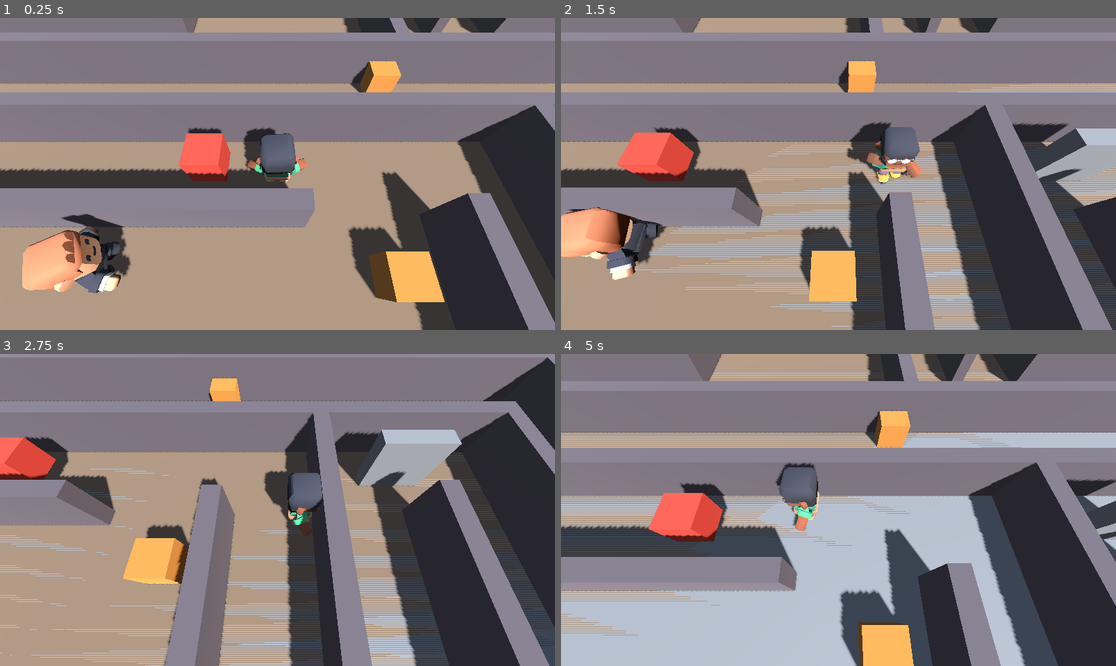
Above: before the commit, frames 1-4 (two rows, left to right).
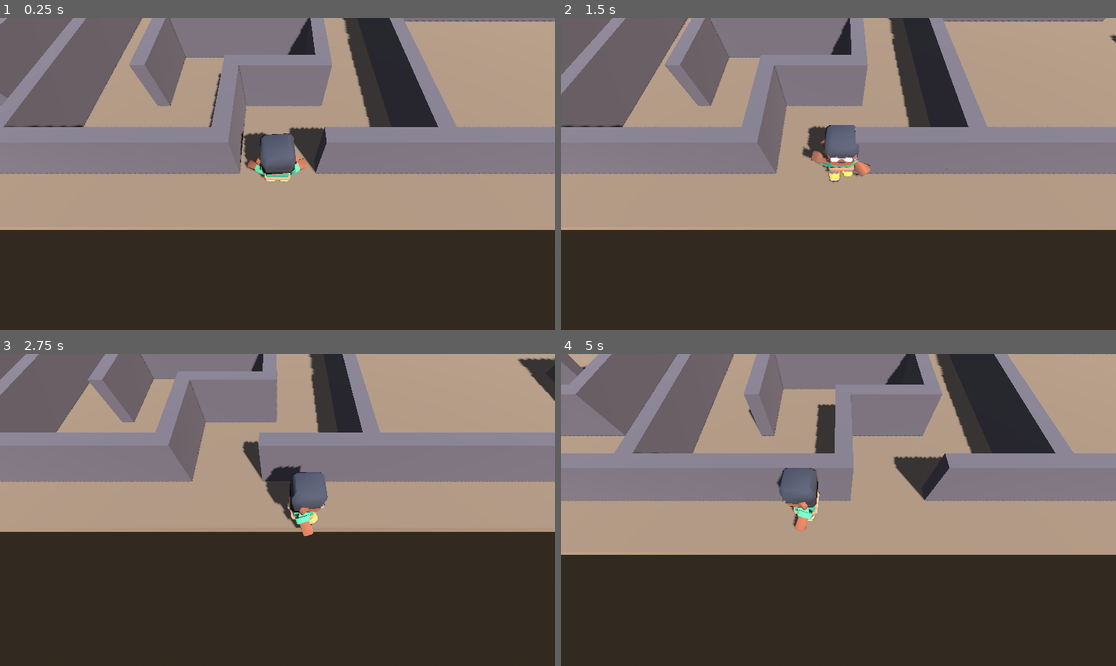
Above: after the commit, the same moments.

Repository: Carola-caicedo/Survivor-Maze-Puzzle
Game: Godot game, scene res://main.tscn
Same seed, same stepped clock (60 frames per second), same inputs: the game is played once before the commit and once after it.
Inputs:
- Up to frame 1 (0.25 s): no input
- Up to frame 2 (1.5 s): tap Enter (ui_accept) at 0.5, 0.77 s; hold D (move_right) 0.53-1.28 s; hold Shift (correr) 0.53-1.28 s; hold S (move_down) from 1.28 s (still down); tap Space (espada) at 1.35 s
- Up to frame 3 (2.75 s): tap Enter (ui_accept) at 1.52 s; release S (move_down) at 2.03 s; hold D (move_right) from 2.03 s (still down); tap E (interactuar) at 2.1 s
- Up to frame 4 (5 s): release D (move_right) at 2.78 s; hold W (move_up) 2.78-3.53 s; tap F at 2.85 s; tap Enter (ui_accept) at 3.02, 3.77, 4.52 s; hold Shift (correr) 3.53-4.28 s; hold A (move_left) from 3.53 s (still down); tap Space (espada) at 4.35 s

The runs differ from the first frame. In frame 1, 75% of the frame differs, in the area x 0-100%, y 0-100%; in frame 2, 77%; in frame 3, 73%; in frame 4, 74%.

Commit message:
Mejora segumiento de camara a personaje

Diff:
--- a/camara_sigue.gd
+++ b/camara_sigue.gd
@@ -4,8 +4,8 @@
 @export var distancia = Vector3(0, 12, 4)
 @export var suavizado = 3.0
 
-@export var limite_min = Vector2(-10.0, -10.0)   # x y z mínimas del nivel
-@export var limite_max = Vector2(10.0, 10.0)     # x y z máximas del nivel
+@export var limite_min = Vector2(-24.5, -17.0)   # x y z mínimas del nivel
+@export var limite_max = Vector2(24.5, 17.0)     # x y z máximas del nivel
 
 
 func _ready():
@@ -15,6 +15,7 @@
 
 
 func _physics_process(delta):
+
 	var foco = objetivo.global_position
 	foco.x = clamp(foco.x, limite_min.x, limite_max.x)
 	foco.z = clamp(foco.z, limite_min.y, limite_max.y)
--- a/main.tscn
+++ b/main.tscn
@@ -22,12 +22,6 @@
 background_mode = 2
 sky = SubResource("Cielo")
 
-[sub_resource type="PlaneMesh" id="PisoMalla"]
-size = Vector2(30, 30)
-
-[sub_resource type="BoxShape3D" id="PisoForma"]
-size = Vector3(30, 0.2, 30)
-
 [sub_resource type="BoxMesh" id="CajaMalla"]
 
 [sub_resource type="StandardMaterial3D" id="CajaMat"]
@@ -50,15 +44,6 @@
 [node name="DirectionalLight3D" type="DirectionalLight3D" parent="." unique_id=1998494779]
 transform = Transform3D(0.866025, -0.353553, 0.353553, 0, 0.707107, 0.707107, -0.5, -0.612372, 0.612372, 0, 6, 0)
 shadow_enabled = true
-
-[node name="Suelo" type="StaticBody3D" parent="." unique_id=1154712014]
-
-[node name="MeshInstance3D" type="MeshInstance3D" parent="Suelo" unique_id=419082926]
-mesh = SubResource("PisoMalla")
-
-[node name="CollisionShape3D" type="CollisionShape3D" parent="Suelo" unique_id=1729257392]
-transform = Transform3D(1, 0, 0, 0, 1, 0, 0, 0, 1, 0, -0.1, 0)
-shape = SubResource("PisoForma")
 
 [node name="Frutas" type="Node3D" parent="." unique_id=1317149282]
 
@@ -102,6 +87,7 @@
 distancia = Vector3(0, 6, 3)
 
 [node name="Personaje" type="CharacterBody3D" parent="." unique_id=2042316050 node_paths=PackedStringArray("camara") groups=["jugador"]]
+transform = Transform3D(1, 0, 0, 0, 1, 0, 0, 0, 1, 0, 0, 13.728907)
 script = ExtResource("1_pj")
 camara = NodePath("../Camera3D")
 accion_prueba = "golpeador.F5"
@@ -141,4 +127,4 @@
 transform = Transform3D(1, 0, 0, 0, 1, 0, 0, 0, 1, 10, 1, 0)
 
 [node name="Laberinto" parent="." unique_id=1746071510 instance=ExtResource("12_dg77c")]
-transform = Transform3D(1, 0, 0, 0, 1, 0, 0, 0, 1, 0, 0, -1.5413213)
+transform = Transform3D(-1, 0, -8.742278e-08, 0, 1, 0, 8.742278e-08, 0, -1, 0, 0, -1.5413213)
